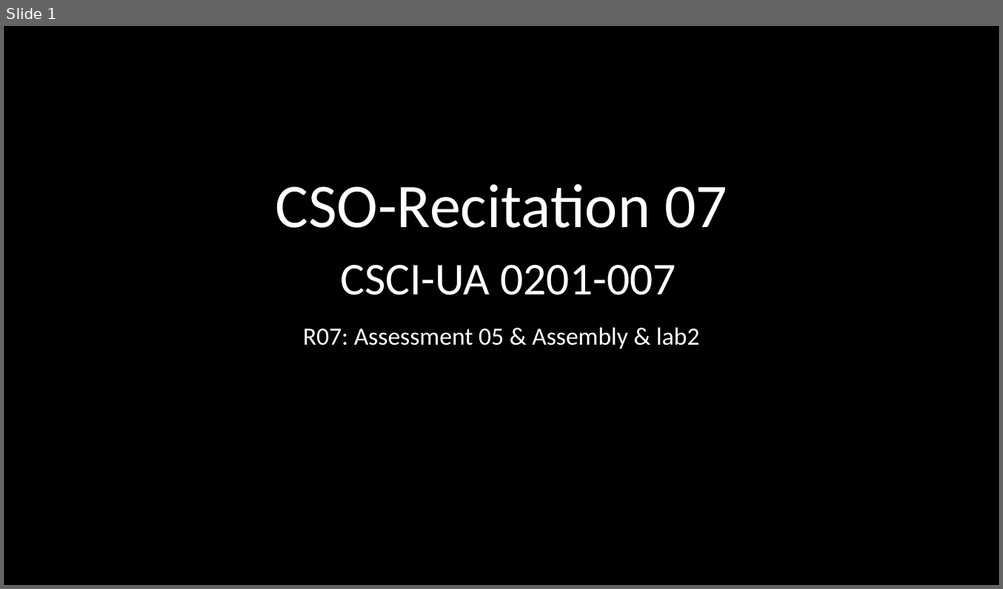
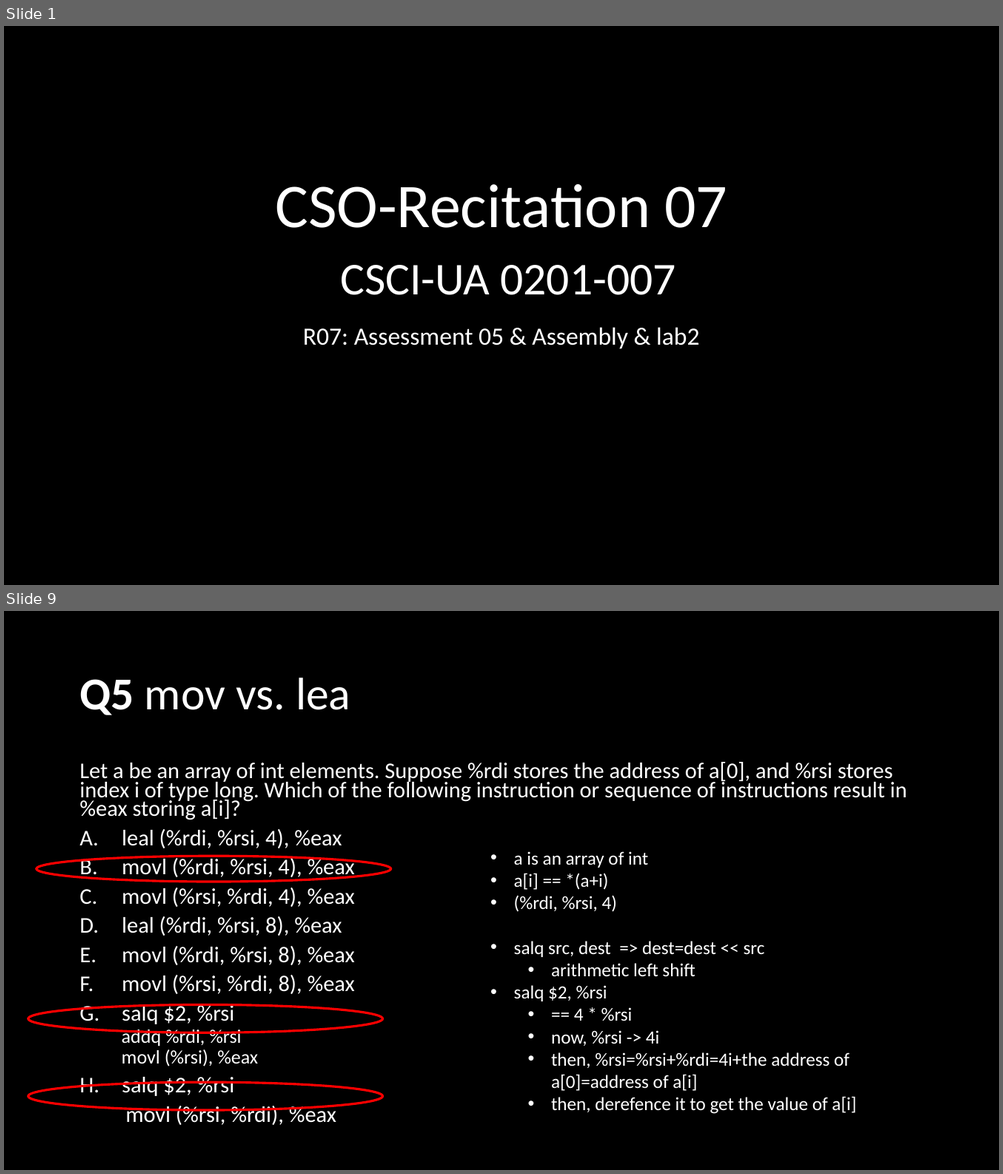
Before and after one commit to NYU-CSO/nyu-cso.github.io, a slide deck: rec-notes/r07.pptx. Shown one above the other, each under a label of ours: slide 1 before the commit, slides 1 and 9 after it; the slides between them are not shown. The pictures are 1003x589 and 1003x1174 pixels, drawn with LibreOffice and Linux fonts; fonts in the diff are those of the drawing. Boxes give left, top, right and bottom in pixels: in the first picture for what was removed or moved away, otherwise in the second. Text is boxed around its words. In the diff, an @@ line names an element or a change of style, - is before the commit and + after.

```diff
--- a/rec-notes/r07.pptx
+++ b/rec-notes/r07.pptx
@@ slide 9 added at <box>4,611,999,1170</box>, background #000000 @@
@@ title added at <box>79,678,350,715</box>, 44 pt, text #FFFFFF @@
+Q5 mov vs. lea
@@ text added at <box>79,762,907,1125</box>, 21.7 pt, text #FFFFFF @@
+Let a be an array of int elements. Suppose %rdi stores the address of a[0], and %rsi stores index i of type long. Which of the following instruction or sequence of instructions result in %eax storing a[i]?
+A. leal (%rdi, %rsi, 4), %eax
+B. movl (%rdi, %rsi, 4), %eax
+C. movl (%rsi, %rdi, 4), %eax
+D. leal (%rdi, %rsi, 8), %eax
+E. movl (%rdi, %rsi, 8), %eax
+F. movl (%rsi, %rdi, 8), %eax
+G. salq $2, %rsi
+  addq %rdi, %rsi
+  movl (%rsi), %eax
+H. salq $2, %rsi
+movl (%rsi, %rdi), %eax
@@ text added at <box>514,851,856,1114</box>, 18 pt, text #FFFFFF @@
+• a is an array of int
+• a[i] == *(a+i)
+• (%rdi, %rsi, 4)
+• salq src, dest => dest=dest << src
+  • arithmetic left shift
+• salq $2, %rsi
+  • == 4 * %rsi
+  • now, %rsi -> 4i
+  • then, %rsi=%rsi+%rdi=4i+the address of a[0]=address of a[i]
+  • then, derefence it to get the value of a[i]
@@ ellipse added at <box>36,857,390,882</box>, outline #FF0000 2.25 pt @@
@@ ellipse added at <box>28,1005,382,1034</box>, outline #FF0000 2.25 pt @@
@@ ellipse added at <box>28,1082,382,1111</box>, outline #FF0000 2.25 pt @@
```
Also in this commit, not shown: 16 slides changed, 24 other slides added, 9 slides removed, 1 other file.
